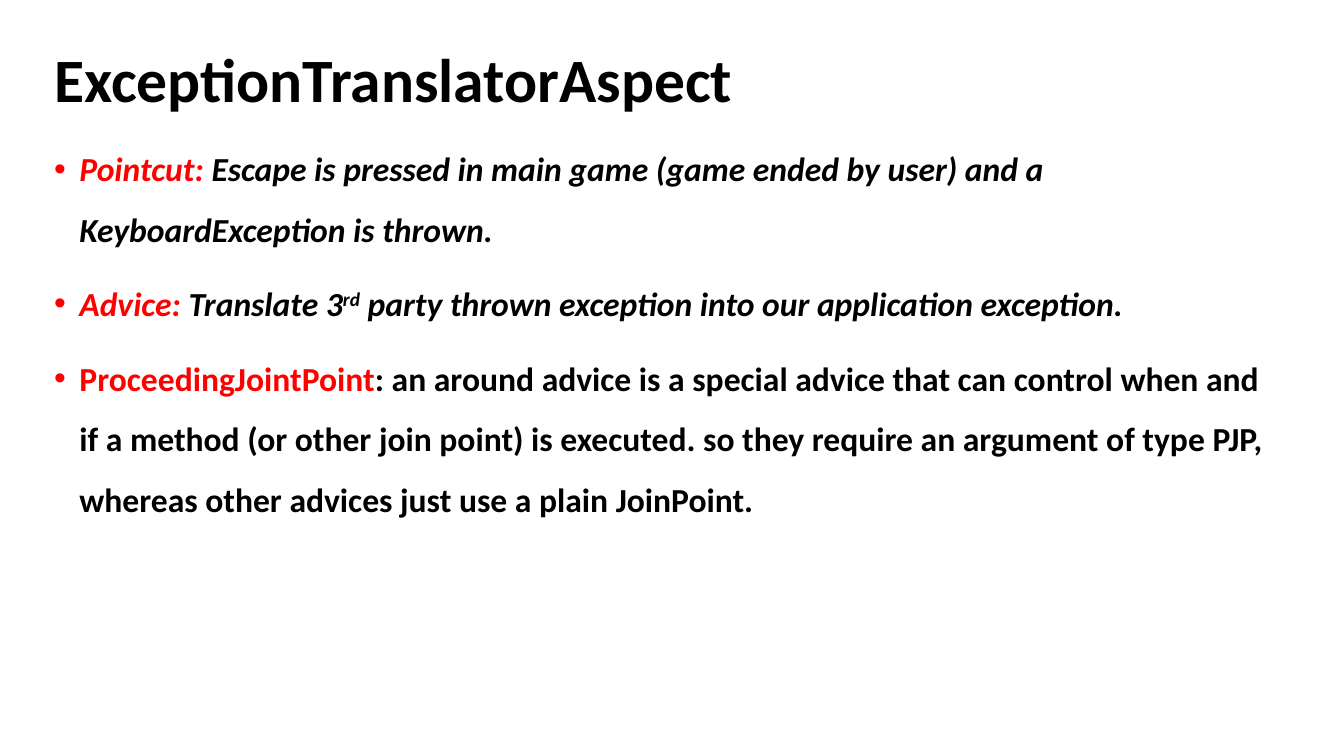
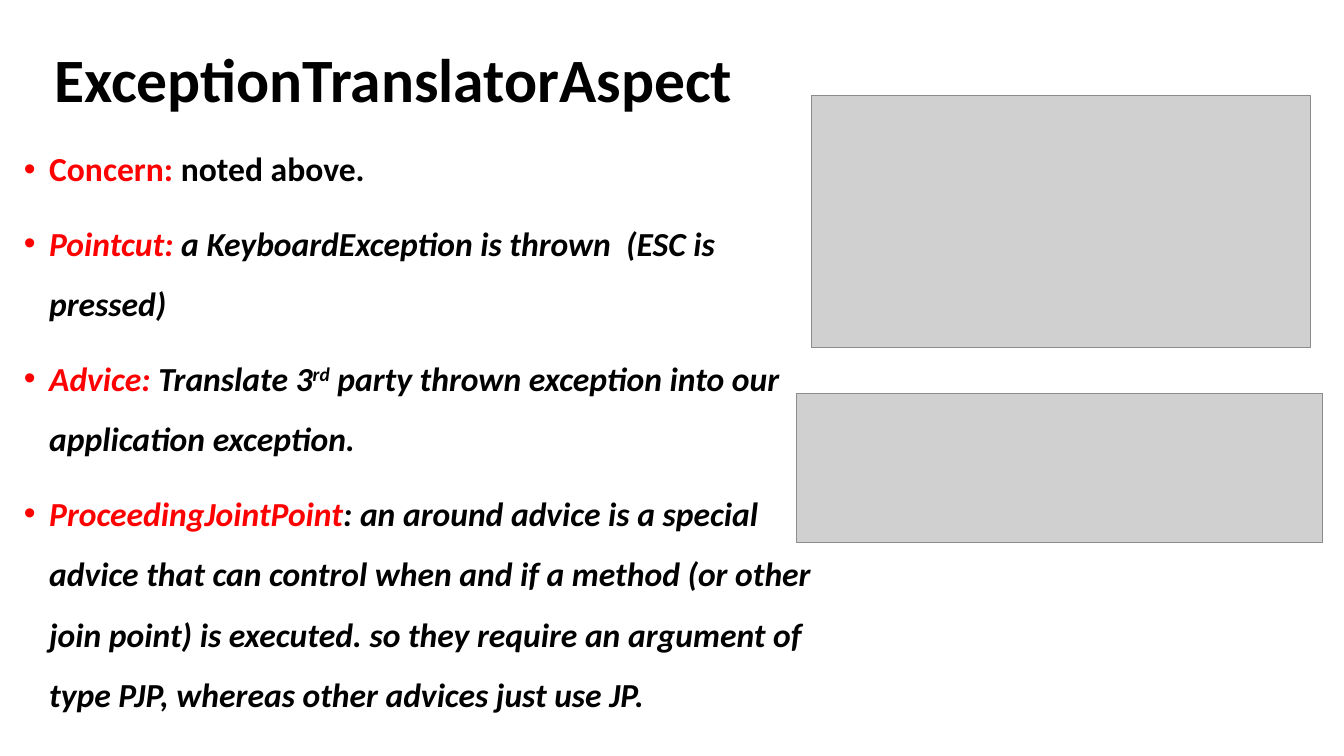
Before and after one commit to akotek/AOP, a slide deck: slide 26 of src/Final Project Presentation.pptx (slide 23 before the commit). Drawn at 1344x756 pixels with LibreOffice and Linux fonts; fonts in the diff are those of the drawing; grey boxes stand for pictures. Boxes give left, top, right and bottom in pixels: in the first picture for what was removed or moved away, otherwise in the second. Text is boxed around its words. In the diff, an @@ line names an element or a change of style, - is before the commit and + after.

Commit message:
ExceptionHandlerAspect impl, add logging to ExceptionTranslationAspect

```diff
--- a/src/Final Project Presentation.pptx
+++ b/src/Final Project Presentation.pptx
@@ picture added at (812, 96, 1311, 348) @@
@@ text "Concern: noted above.": place and size @@
-text "Concern: noted above." at (79, 156, 1263, 518)
+text "Concern: noted above." at (49, 157, 810, 713)
@@ text at (49, 157, 714, 322): text changed @@
-• Pointcut: Escape is pressed in main game (game ended by user) and a KeyboardException is thrown.
+• Concern: noted above.
+• Pointcut: a KeyboardException is thrown (ESC is pressed)
@@ picture added at (797, 393, 1323, 542) @@
@@ text at (49, 502, 810, 713): text changed; italic on @@
-• ProceedingJointPoint: an around advice is a special advice that can control when and if a method (or other join point) is executed. so they require an argument of type PJP, whereas other advices just use a plain JoinPoint.
+• ProceedingJointPoint: an around advice is a special advice that can control when and if a method (or other join point) is executed. so they require an argument of type PJP, whereas other advices just use JP.
```
Also in this commit, not shown: 10 other slides changed, 3 slides added, 4 other files.
